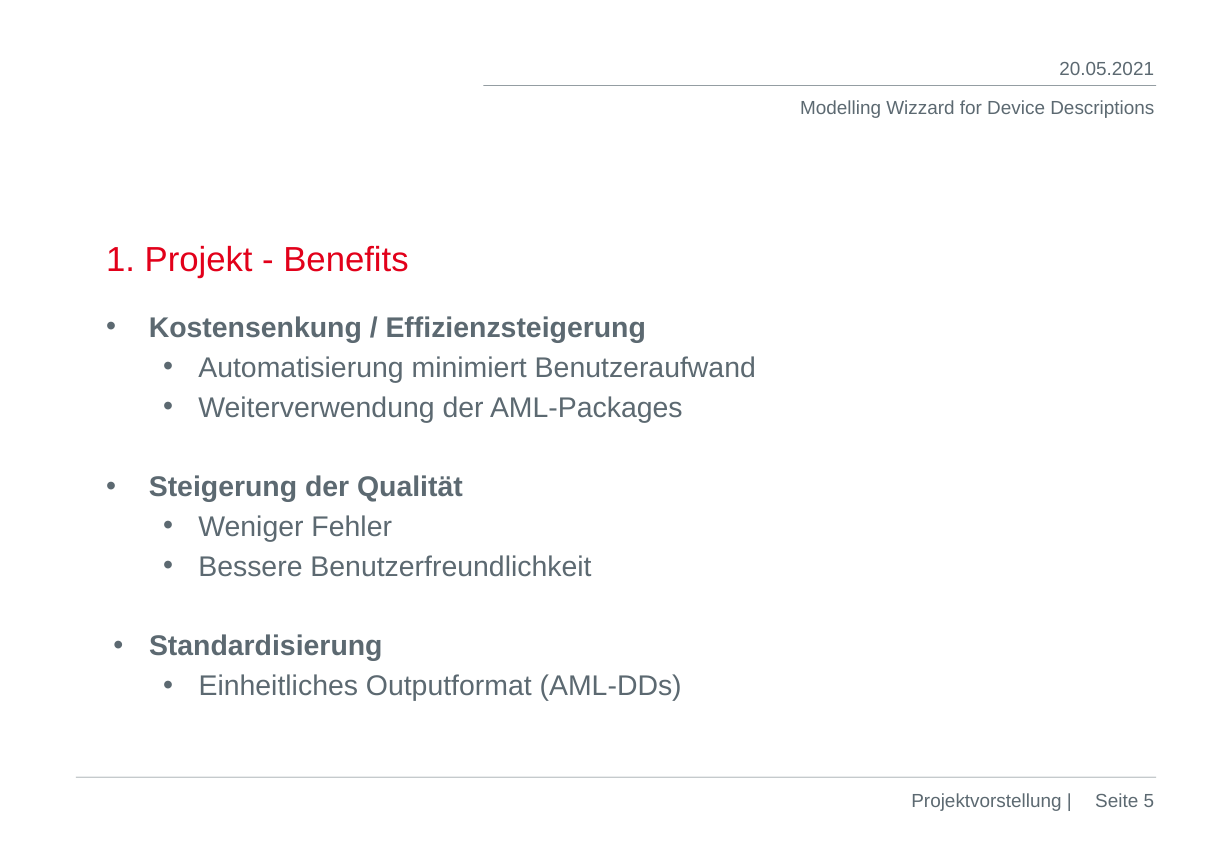
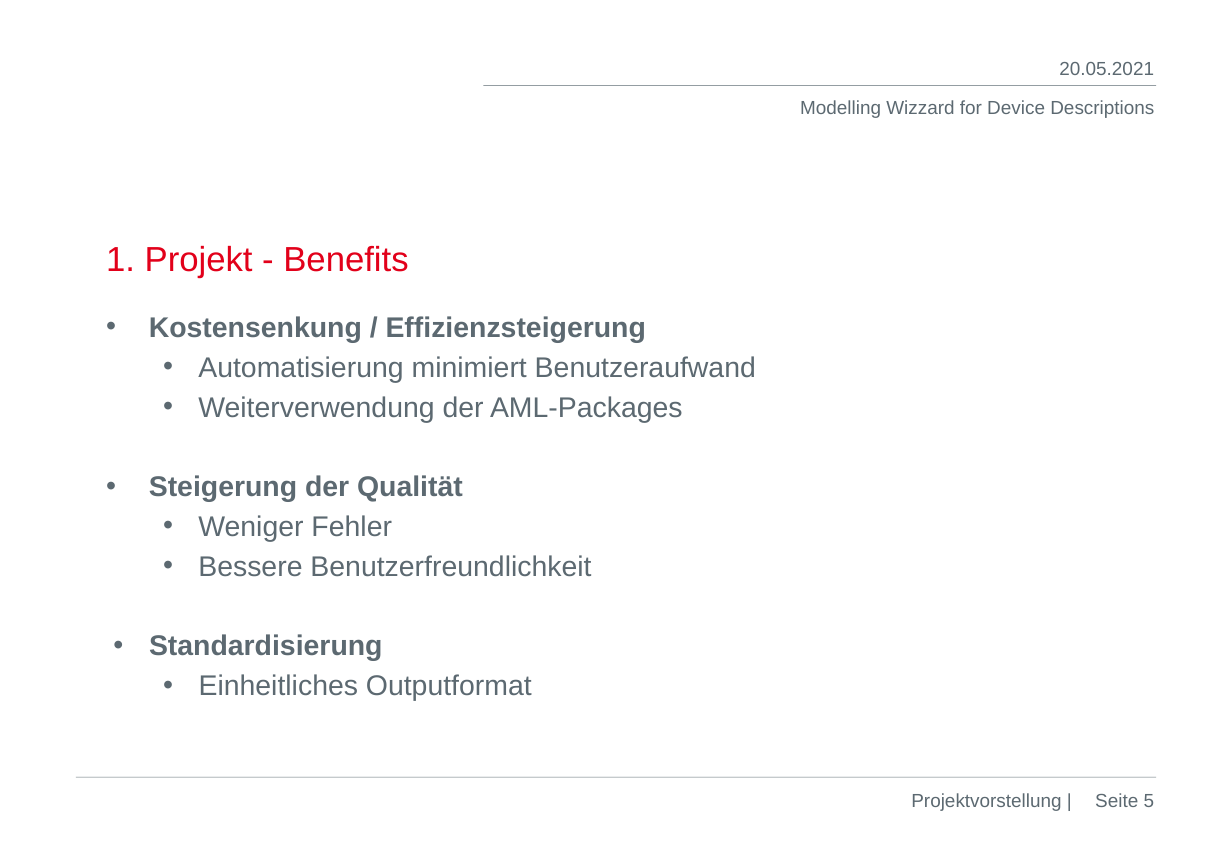
Before and after one commit to DekaAthlos/TINF19C-ModellingWizard, a slide deck: slide 5 of Projektleiter/Prasentation_4.Semester.pptx. Drawn at 1232x853 pixels with LibreOffice and Linux fonts; fonts in the diff are those of the drawing; background and template pictures are left out. Boxes give left, top, right and bottom in pixels: in the first picture for what was removed or moved away, otherwise in the second. Text is boxed around its words. In the diff, an @@ line names an element or a change of style, - is before the commit and + after.

```diff
--- a/Projektleiter/Prasentation_4.Semester.pptx
+++ b/Projektleiter/Prasentation_4.Semester.pptx
@@ text at box(199, 674, 532, 701): text changed @@
-  • Einheitliches Outputformat (AML-DDs)
+  • Einheitliches Outputformat
```
Also in this commit, not shown: 5 other slides changed, 2 slides added.
